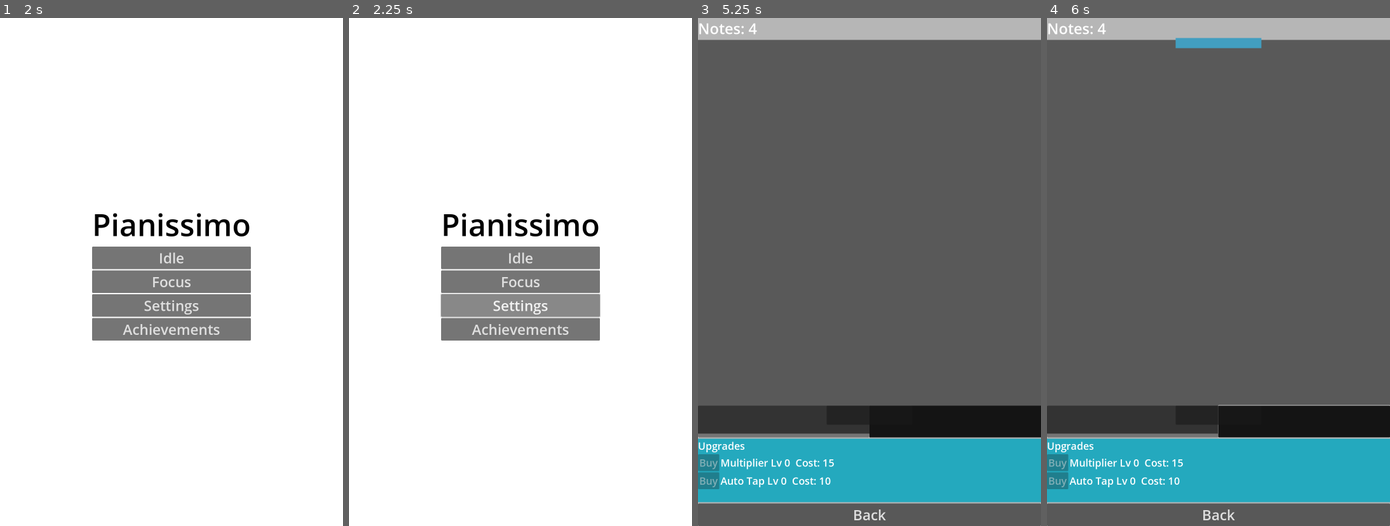
Above: before the commit, frames 1-4 (left to right).
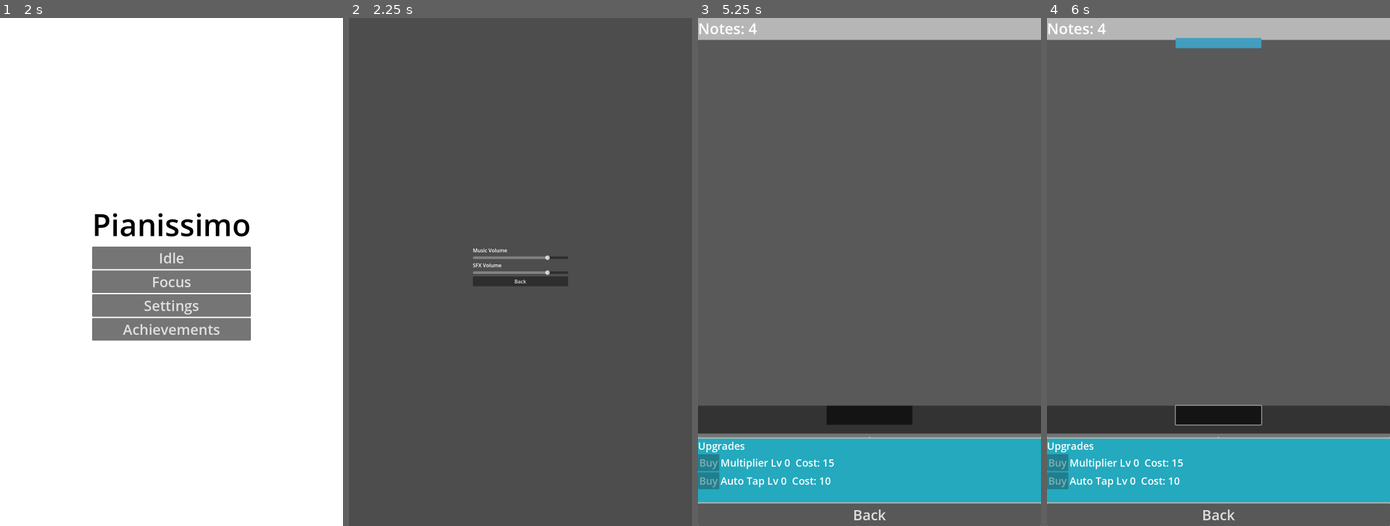
Above: after the commit, the same moments.

Repository: solsolet/MemoriaTFM
Game: Godot game, scene res://scenes/home/home.tscn
The game is run twice, just before and just after one commit, with the same random seed, the same clock (stepped at 60 frames per second) and the same inputs.
Inputs (mouse positions are in pixels of both pictures, inside the frame that each line leads up to; where the layout moved, square brackets give the same spot in the first picture):
- Up to frame 1 (2 s): click "Idle" at 0.5 s; click "Back" at 1.25 s
- Up to frame 2 (2.25 s): click "Settings" at 2 s
- Up to frame 3 (5.25 s): click (869, 282) at 2.75 s, where only the run after the commit has a clickable "Back"; click "Focus" at 3.5 s; click "Achievements" at 4.25 s; click "Idle" at 5 s
- Up to frame 4 (6 s): click (1218, 414) [1304, 419] at 5.75 s

Frame 1 is identical in both runs. In frame 2, 100% of the frame differs, in the area x 0-100%, y 0-100%; in frame 3, 2.7%; in frame 4, 2.9%.

Commit message:
feat: configuració volum

Diff:
--- a/pianissimo/autoload/audio_manager.gd
+++ b/pianissimo/autoload/audio_manager.gd
@@ -3,12 +3,6 @@
 const SFX_DIR := "res://assets/sound/sfx/"
 const MUSIC_DIR := "res://assets/sound/music/"
 const SFX_POOL_SIZE := 8
-
-## click1: https://freesound.org/s/751232/
-## click2: https://freesound.org/s/250552/
-## pop: https://freesound.org/s/665183/
-## ding: https://freesound.org/s/204648/
-## bach1: https://musopen.org/music/43466-the-well-tempered-clavier-book-i-bwv-846-869/
 
 var _sfx_players: Array[AudioStreamPlayer] = []
 var _sfx_cache: Dictionary = {}  # file_name -> AudioStream
--- a/pianissimo/autoload/settings_manager.gd
+++ b/pianissimo/autoload/settings_manager.gd
@@ -1,5 +1,35 @@
 extends Node
 ## User preferences: ConfigFile
 
+const SETTINGS_PATH := "user://settings.cfg"
+
+var music_volume: float = 0.8:
+	set(value):
+		music_volume = clamp(value, 0.0, 1.0)
+		AudioManager.set_music_volume_linear(music_volume)
+
+var sfx_volume: float = 0.8:
+	set(value):
+		sfx_volume = clamp(value, 0.0, 1.0)
+		AudioManager.set_sfx_volume_linear(sfx_volume)
+
 func _ready() -> void:
-	print("SettingsManager ready")
+	load_settings()
+
+
+func load_settings() -> void:
+	var config := ConfigFile.new()
+	if config.load(SETTINGS_PATH) == OK:
+		music_volume = float(config.get_value("audio", "music_volume", 0.8))
+		sfx_volume = float(config.get_value("audio", "sfx_volume", 0.8))
+	else:
+		# No file yet
+		music_volume = music_volume
+		sfx_volume = sfx_volume
+
+
+func save_settings() -> void:
+	var config := ConfigFile.new()
+	config.set_value("audio", "music_volume", music_volume)
+	config.set_value("audio", "sfx_volume", sfx_volume)
+	config.save(SETTINGS_PATH)
--- a/pianissimo/scenes/game/game.gd
+++ b/pianissimo/scenes/game/game.gd
@@ -25,7 +25,7 @@
 	_apply_ui_scaling()
 	get_viewport().size_changed.connect(_apply_ui_scaling)
 
-	AudioManager.play_music("bg_music_01.ogg")
+	AudioManager.play_music("Fugue No.2 Cm.mp3")
 
 
 # INFO: UI
@@ -80,6 +80,7 @@
 func cleanup() -> void:
 	if piano:
 		piano.cleanup()
+	AudioManager.stop_music()
 	SaveManager.save_data()
 
 
--- a/pianissimo/scenes/game/piano/piano.gd
+++ b/pianissimo/scenes/game/piano/piano.gd
@@ -33,10 +33,8 @@
 			key_buttons.append(child)
 	key_buttons.sort_custom(func(a, b): return a.name < b.name)
 
-	var lane_index := 0
 	for i in key_buttons.size():
-		key_buttons[i].pressed.connect(func(): handle_key_input(lane_index))
-		lane_index += 1
+		key_buttons[i].pressed.connect(handle_key_input.bind(i))
 
 
 func _layout_keys() -> void:
--- a/pianissimo/scenes/home/home.gd
+++ b/pianissimo/scenes/home/home.gd
@@ -10,7 +10,7 @@
 
 
 func _on_settings_button_pressed() -> void:
-	print("Settings coming soon")
+	get_tree().change_scene_to_file("res://scenes/settings/settings.tscn")
 
 
 func _on_achievments_button_pressed() -> void:
--- /dev/null
+++ b/pianissimo/scenes/settings/settings.gd
@@ -0,0 +1,26 @@
+extends Control
+
+@onready var music_slider: HSlider = $VBoxContainer/MusicSlider
+@onready var sfx_slider: HSlider = $VBoxContainer/SfxSlider
+
+
+func _ready() -> void:
+	music_slider.value = SettingsManager.music_volume
+	sfx_slider.value = SettingsManager.sfx_volume
+	music_slider.value_changed.connect(_on_music_changed)
+	sfx_slider.value_changed.connect(_on_sfx_changed)
+
+
+func _on_music_changed(value: float) -> void:
+	SettingsManager.music_volume = value
+	SettingsManager.save_settings()
+
+
+func _on_sfx_changed(value: float) -> void:
+	SettingsManager.sfx_volume = value
+	SettingsManager.save_settings()
+	AudioManager.play_note_hit(0)
+
+
+func _on_back_button_pressed() -> void:
+	get_tree().change_scene_to_file("res://scenes/home/home.tscn")
--- /dev/null
+++ b/pianissimo/scenes/settings/settings.tscn
@@ -0,0 +1,50 @@
+[gd_scene load_steps=2 format=3 uid="uid://bxdr2m7yf45q5"]
+
+[ext_resource type="Script" uid="uid://bl2jptd8vxlei" path="res://scenes/settings/settings.gd" id="1"]
+
+[node name="Settings" type="Control"]
+layout_mode = 3
+anchors_preset = 15
+anchor_right = 1.0
+anchor_bottom = 1.0
+grow_horizontal = 2
+grow_vertical = 2
+script = ExtResource("1")
+
+[node name="VBoxContainer" type="VBoxContainer" parent="."]
+layout_mode = 1
+anchors_preset = 8
+anchor_left = 0.5
+anchor_top = 0.5
+anchor_right = 0.5
+anchor_bottom = 0.5
+offset_left = -150.0
+offset_top = -80.0
+offset_right = 150.0
+offset_bottom = 80.0
+grow_horizontal = 2
+grow_vertical = 2
+
+[node name="MusicLabel" type="Label" parent="VBoxContainer"]
+layout_mode = 2
+text = "Music Volume"
+
+[node name="MusicSlider" type="HSlider" parent="VBoxContainer"]
+layout_mode = 2
+max_value = 1.0
+step = 0.05
+
+[node name="SfxLabel" type="Label" parent="VBoxContainer"]
+layout_mode = 2
+text = "SFX Volume"
+
+[node name="SfxSlider" type="HSlider" parent="VBoxContainer"]
+layout_mode = 2
+max_value = 1.0
+step = 0.05
+
+[node name="BackButton" type="Button" parent="VBoxContainer"]
+layout_mode = 2
+text = "Back"
+
+[connection signal="pressed" from="VBoxContainer/BackButton" to="." method="_on_back_button_pressed"]
Not shown, added: pianissimo/assets/sound/music/Fugue No.2 Cm.mp3.import
Not shown, added: pianissimo/assets/sound/music/Prelude No.2 Cm.mp3.import
Not shown, removed: pianissimo/assets/sound/sfx/Fugue No.2 Cm.mp3.import
Not shown, removed: pianissimo/assets/sound/sfx/Prelude No.2 Cm.mp3.import
Not shown, added: pianissimo/scenes/settings/settings.gd.uid
Not shown, added: pianissimo/assets/sound/music/Fugue No.2 Cm.mp3
Not shown, added: pianissimo/assets/sound/music/Prelude No.2 Cm.mp3
